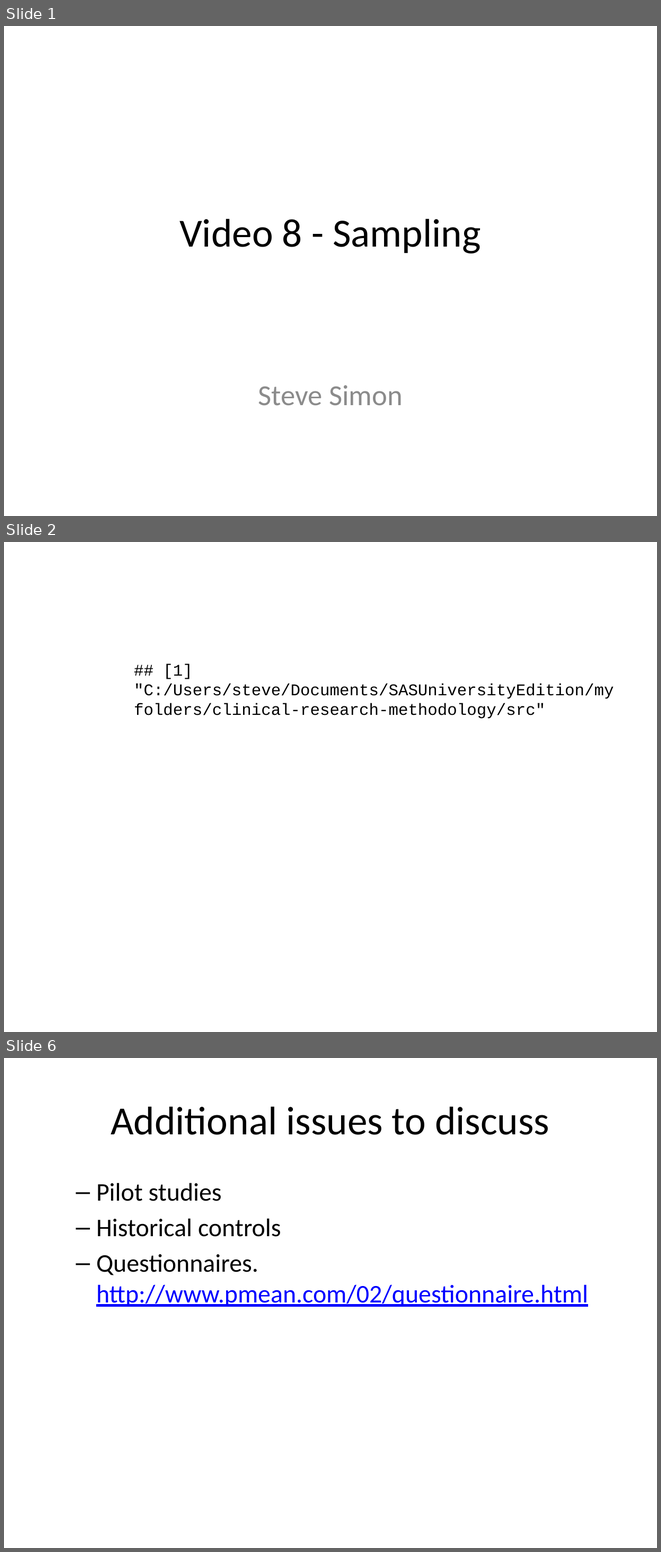
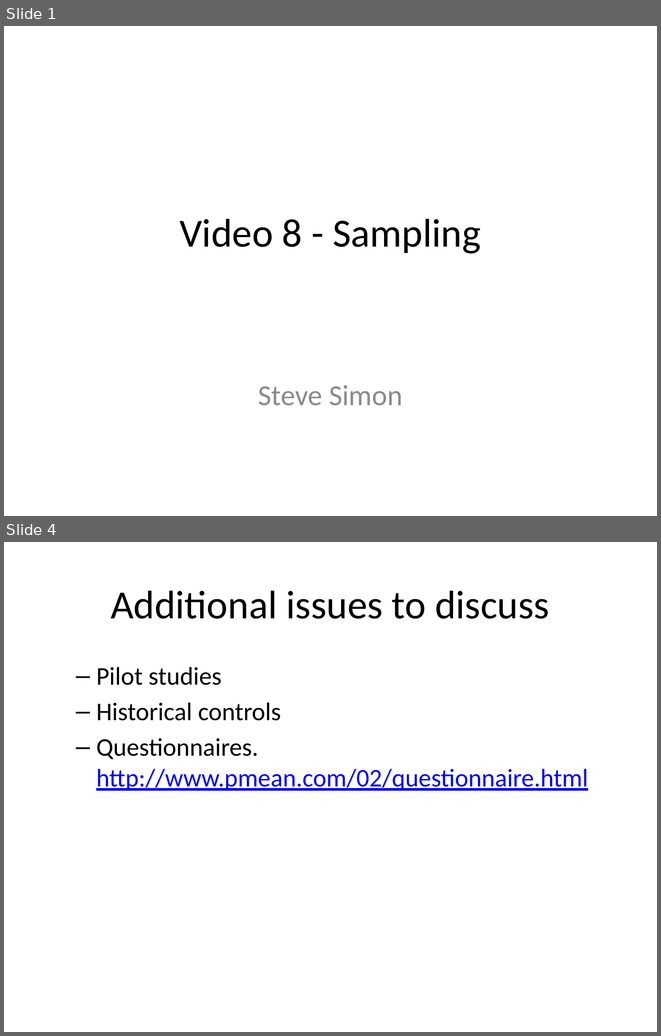
Before and after one commit to classes-medb/5510, a slide deck: src/video-08-sampling.pptx. Shown one above the other, each under a label of ours: slides 1, 2 and 6 before the commit, slides 1 and 4 after it; the slides between them are not shown. The pictures are 661x1552 and 661x1036 pixels, drawn with LibreOffice and Linux fonts; fonts in the diff are those of the drawing. Boxes give left, top, right and bottom in pixels: in the first picture for what was removed or moved away, otherwise in the second. Text is boxed around its words. In the diff, an @@ line names an element or a change of style, - is before the commit and + after.

```diff
--- a/src/video-08-sampling.pptx
+++ b/src/video-08-sampling.pptx
@@ slide 2 removed at (4,542,657,1032), background #FFFFFF @@
@@ text removed at (134,664,614,718) @@
-## [1] "C:/Users/steve/Documents/SASUniversityEdition/myfolders/clinical-research-methodology/src"
@@ what was slide 6 is now slide 4 @@
```
Also in this commit, not shown: 6 slides changed, 2 slides added, 2 other slides removed, 3 other files.
